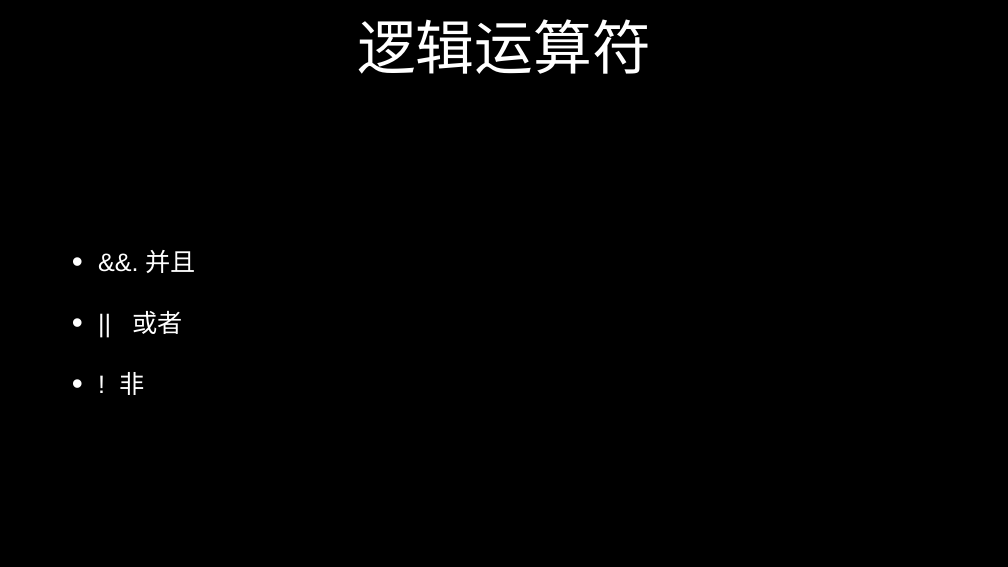
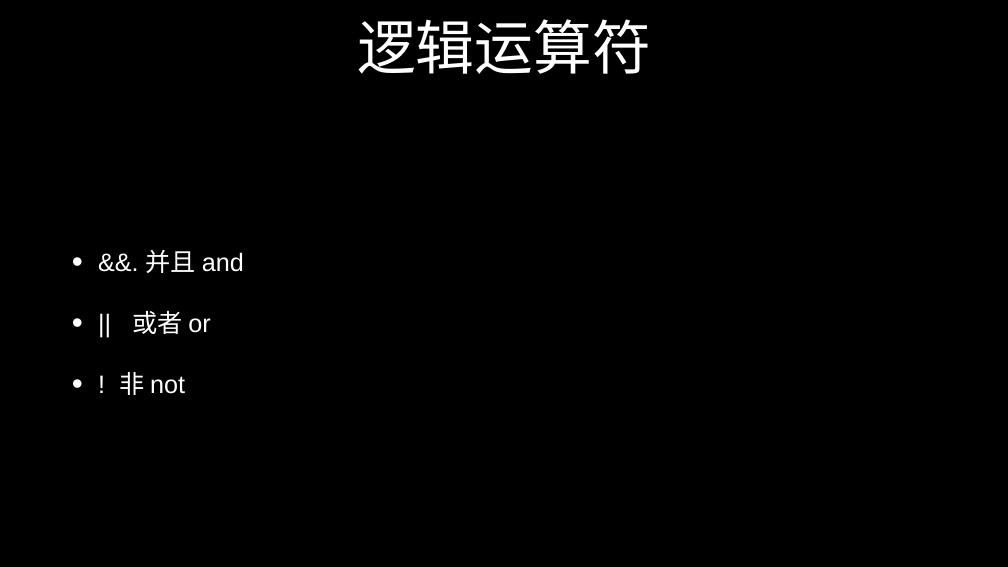
Before and after one commit to zmclass/web-study, a slide deck: slide 35 of 2019-10-28/ppt/javascript.pptx. Drawn at 1008x567 pixels with LibreOffice and Linux fonts; fonts in the diff are those of the drawing. Boxes give left, top, right and bottom in pixels: in the first picture for what was removed or moved away, otherwise in the second. Text is boxed around its words. In the diff, an @@ line names an element or a change of style, - is before the commit and + after.

```diff
--- a/2019-10-28/ppt/javascript.pptx
+++ b/2019-10-28/ppt/javascript.pptx
@@ text at box(119, 250, 244, 395): text changed @@
-• &&. 并且
-• || 或者
-• ! 非
+• &&. 并且 and
+• || 或者 or
+• ! 非 not
```
Also in this commit, not shown: 5 other slides changed, 1 slide added, 10 other files.
